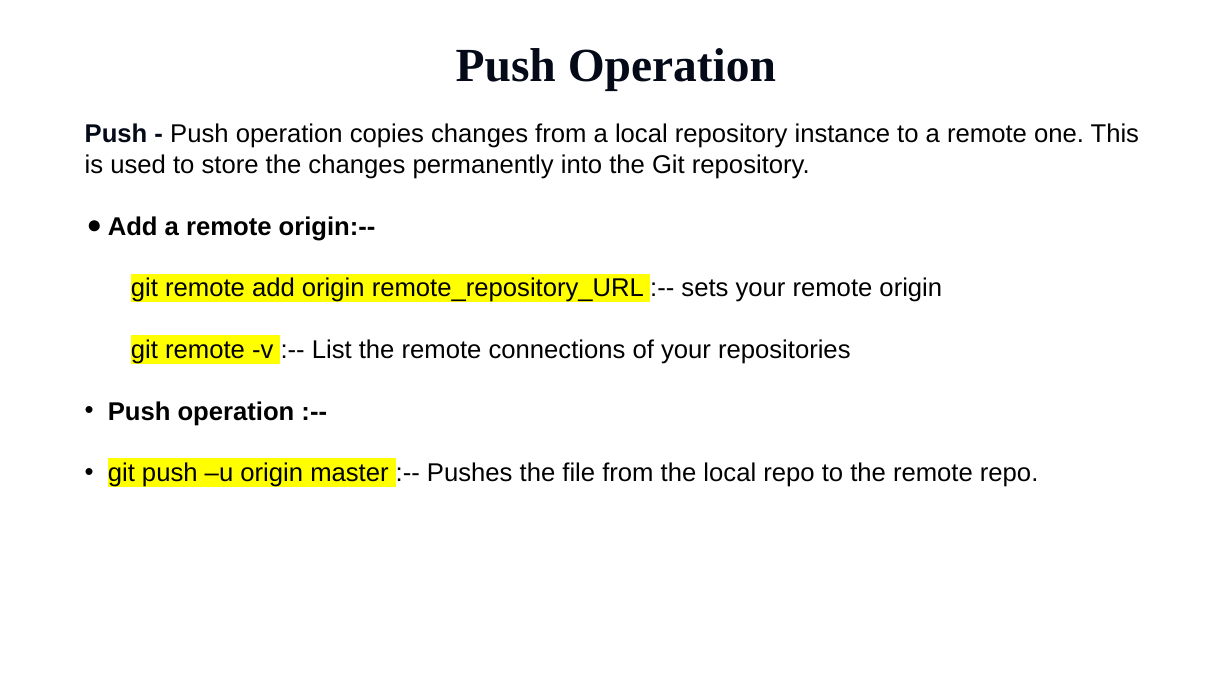
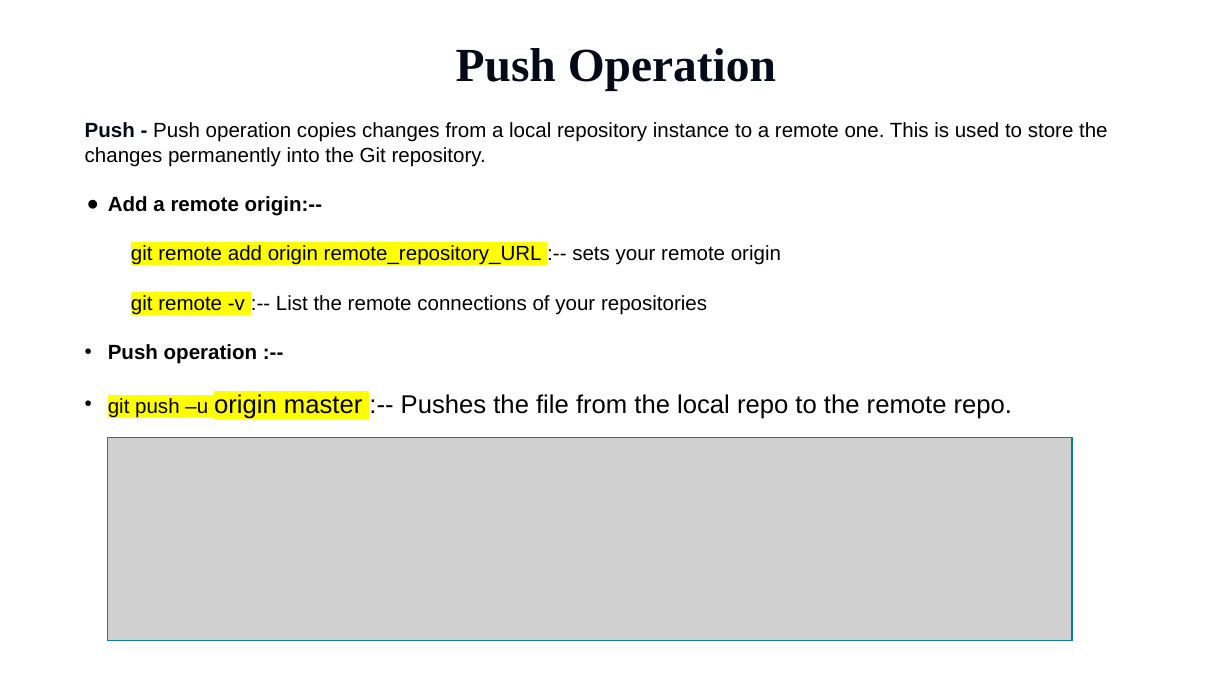
Before and after one commit to Srvchoudhary/gitAssignment1, a slide deck: slide 11 of Saurabh_Assignment.pptx. Drawn at 1232x693 pixels with LibreOffice and Linux fonts; fonts in the diff are those of the drawing; grey boxes stand for pictures; background and template pictures are left out. Boxes give left, top, right and bottom in pixels: in the first picture for what was removed or moved away, otherwise in the second. Text is boxed around its words. In the diff, an @@ line names an element or a change of style, - is before the commit and + after.

Commit message:
Modified presentation

```diff
--- a/Saurabh_Assignment.pptx
+++ b/Saurabh_Assignment.pptx
@@ text "Push - Push operation copies ..." at <box>85,122,1108,420</box>: size 40 to 32 pt in "Push - Push operation copies changes from ...", "Add a remote origin:--", "git remote add origin remote_repository_URL :-- sets ...", "git remote -v :-- List the remote ..." and 2 more places @@
@@ picture added at <box>108,437,1072,640</box> @@
```
